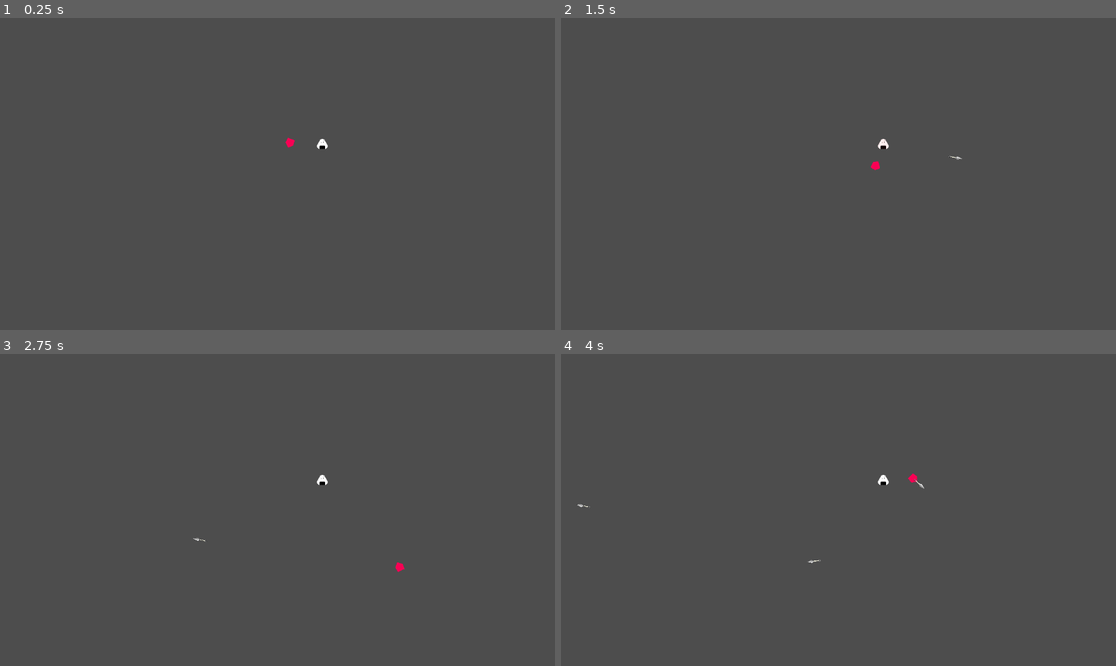
Above: before the commit, frames 1-4 (two rows, left to right).
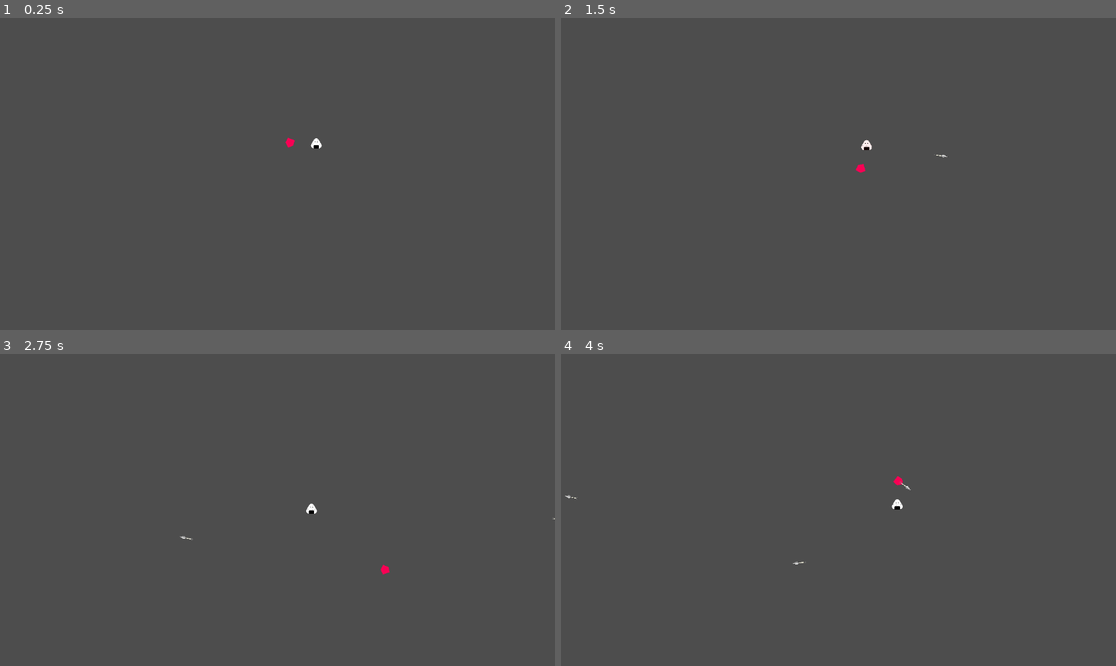
Above: after the commit, the same moments.

Repository: markusphil/godot_tests
Game: Godot game, scene res://scenes/teste_scene.tscn
The game is run twice, just before and just after one commit, with the same random seed, the same clock (stepped at 60 frames per second) and the same inputs.
Inputs (mouse positions are in pixels of both pictures, inside the frame that each line leads up to):
- Up to frame 1 (0.25 s): no input
- Up to frame 2 (1.5 s): move the mouse to (960, 158) at 0.52 s; hold Right (right) 0.53-1.28 s; move the mouse to (727, 189) at 1.27 s; hold S (down) from 1.28 s (still down)
- Up to frame 3 (2.75 s): move the mouse to (333, 441) at 2.02 s; release S (down) at 2.03 s; hold Right (right) from 2.03 s (still down)
- Up to frame 4 (4 s): move the mouse to (810, 572) at 2.77 s; release Right (right) at 2.78 s; hold W (up) 2.78-3.53 s; move the mouse to (1005, 556) at 3.52 s; hold A (left) from 3.53 s (still down)

The runs differ from the first frame. In frame 1, less than 0.1% of the frame differs, in the area x 55-60%, y 38-43%; in frame 2, 0.2%; in frame 3, 0.2%; in frame 4, 0.2%, in the area x 0-66%, y 38-68%.

Commit message:
implement basic behaviour

Diff:
--- a/components/health/HealthComponent.gd
+++ b/components/health/HealthComponent.gd
@@ -20,6 +20,5 @@
 func apply_damage(amount: int):
 	took_damage.emit(amount)
 	current_health = current_health - amount
-	print(current_health)
 	if current_health <= 0:
 		health_depleted.emit()
--- a/enemies/enemy.gd
+++ b/enemies/enemy.gd
@@ -1,12 +1,18 @@
 extends CharacterBody2D
+
+class_name Enemy
 
 @export var health_component: HealthComponent
 @export var animationPlayer: AnimationPlayer
-
+# TODO: generalize Behabviour
+@export var behaviour: SimpleBehaviour
 
 func _ready():
 	health_component.took_damage.connect(_on_took_damage)
 	health_component.health_depleted.connect(_on_health_depleted)
+
+func _physics_process(_delta):
+	behaviour.provide_movement(self)
 
 func _on_took_damage(amount:int):
 	# TODO: use the amount to display damage numbers
--- /dev/null
+++ b/enemies/onigiri/SimpleBehaviour.gd
@@ -0,0 +1,33 @@
+# TODO: add an icon
+extends Node
+
+class_name SimpleBehaviour
+
+@export var speed: int = 50
+
+func provide_movement(enemy: Enemy):
+	var closest_target = find_nearest_player(enemy)
+	if closest_target != null:
+		enemy.velocity = (closest_target.global_position - enemy.global_position).normalized() * speed
+		enemy.move_and_slide()
+
+func find_nearest_player(enemy: Enemy) -> Player:
+	var players = get_tree().get_nodes_in_group("Player").filter(func(node:Node): return node is Player)
+	if players.size() > 0:
+		return find_closest_to(enemy, players)
+	else:
+		return null
+
+# TODO: move to a global util
+func find_closest_to(target: Node2D, candidates: Array) -> Node2D:
+	candidates.sort_custom(is_closer_to(target))
+	return candidates[0]
+
+func is_closer_to(target: Node2D) -> Callable:
+	return func (a: Node2D, b:Node2D):
+		var a_distance = distance(a, target)
+		var b_distance = distance(b, target)
+		return a_distance < b_distance
+
+func distance(a: Node2D, b: Node2D) -> float:
+	return a.global_position.distance_to(b.global_position)
--- a/enemies/onigiri/enemy_onigiri.tscn
+++ b/enemies/onigiri/enemy_onigiri.tscn
@@ -6,6 +6,7 @@
 [ext_resource type="PackedScene" uid="uid://0wdhpekdchdj" path="res://components/health/health_component.tscn" id="2_aktsv"]
 [ext_resource type="PackedScene" uid="uid://cshykyegbc030" path="res://components/health/hitbox_component.tscn" id="3_8uc50"]
 [ext_resource type="Shader" path="res://shaders/dissolve.gdshader" id="5_rwqri"]
+[ext_resource type="Script" path="res://enemies/onigiri/SimpleBehaviour.gd" id="7_kku7s"]
 
 [sub_resource type="ShaderMaterial" id="ShaderMaterial_kxts0"]
 resource_local_to_scene = true
@@ -163,10 +164,11 @@
 [sub_resource type="CircleShape2D" id="CircleShape2D_0m2my"]
 radius = 5.0
 
-[node name="enemy_onigiri" type="CharacterBody2D" node_paths=PackedStringArray("health_component", "animationPlayer")]
+[node name="enemy_onigiri" type="CharacterBody2D" node_paths=PackedStringArray("health_component", "animationPlayer", "behaviour")]
 script = ExtResource("1_d7u0k")
 health_component = NodePath("health_component")
 animationPlayer = NodePath("AnimationPlayer")
+behaviour = NodePath("SimpleBehaviour")
 
 [node name="Onigiri" type="Sprite2D" parent="."]
 material = SubResource("ShaderMaterial_kxts0")
@@ -189,5 +191,8 @@
 "": SubResource("AnimationLibrary_vdstp")
 }
 
-[node name="CollisionShape2D" type="CollisionShape2D" parent="."]
+[node name="CollisionShape" type="CollisionShape2D" parent="."]
 shape = SubResource("CircleShape2D_0m2my")
+
+[node name="SimpleBehaviour" type="Node" parent="."]
+script = ExtResource("7_kku7s")
--- a/player/player.gd
+++ b/player/player.gd
@@ -1,4 +1,6 @@
 extends CharacterBody2D
+
+class_name Player
 
 @export var player_color: Color
 @export_range(-1, 3) var controller_index: int
--- a/player/player.tscn
+++ b/player/player.tscn
@@ -4,7 +4,7 @@
 [ext_resource type="PackedScene" uid="uid://0wdhpekdchdj" path="res://components/health/health_component.tscn" id="2_ldbje"]
 [ext_resource type="PackedScene" uid="uid://c5kmt3g3hmcxk" path="res://weapons/kunai/kunai_emitter.tscn" id="3_x8152"]
 
-[node name="player" type="CharacterBody2D"]
+[node name="player" type="CharacterBody2D" groups=["Player"]]
 rotation = 6.28319
 script = ExtResource("1_d8l46")
 player_color = Color(1, 0, 0, 1)
Not shown: 1 places in enemies/onigiri/enemy_onigiri.tscn that only renumber resources
